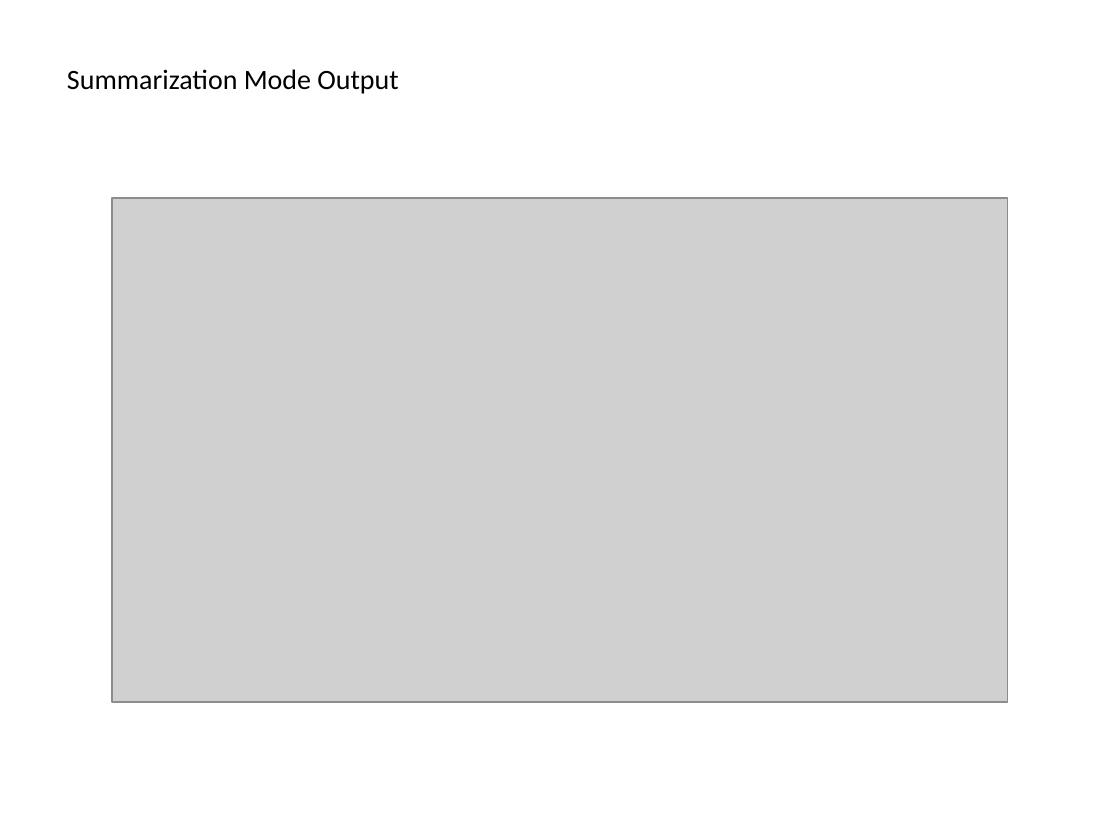
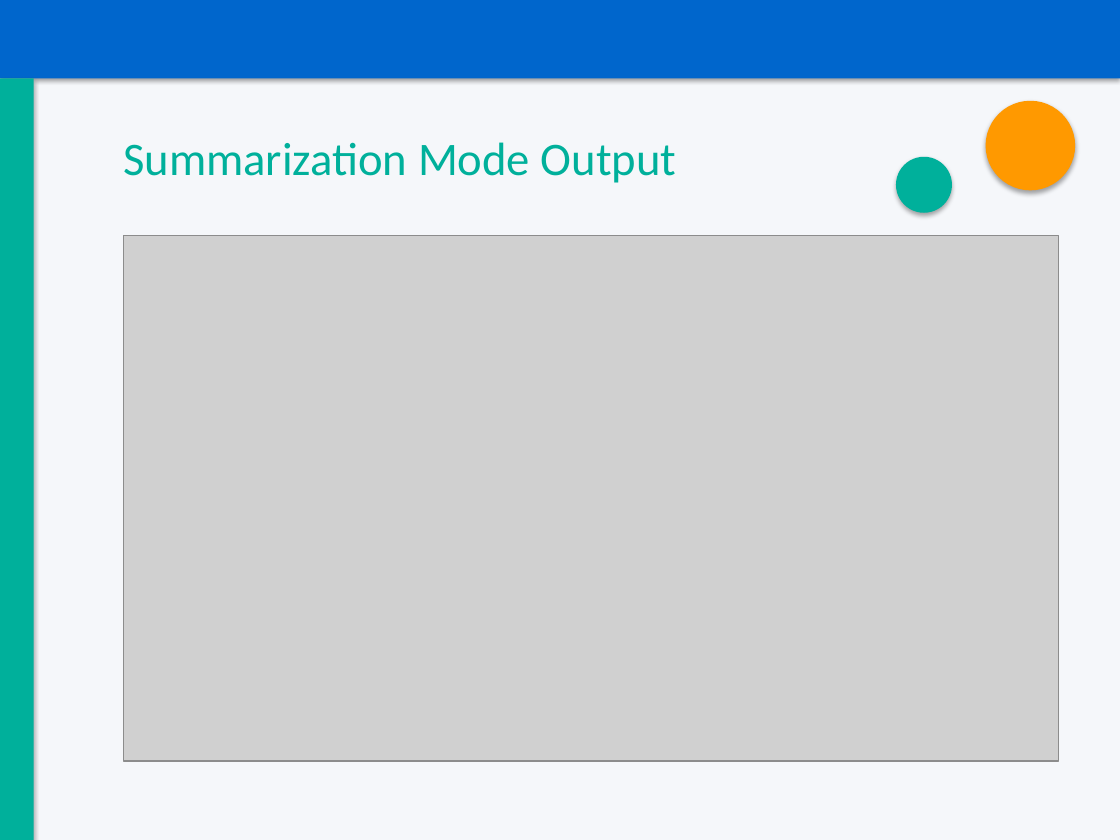
Before and after one commit to abhisam135/retail-insights-assistant, a slide deck: slide 13 of docs/Retail_Insights_Assistant_Presentation.pptx. Drawn at 1120x840 pixels with LibreOffice and Linux fonts; fonts in the diff are those of the drawing; grey boxes stand for pictures. Boxes give left, top, right and bottom in pixels: in the first picture for what was removed or moved away, otherwise in the second. Text is boxed around its words. In the diff, an @@ line names an element or a change of style, - is before the commit and + after.

```diff
--- a/docs/Retail_Insights_Assistant_Presentation.pptx
+++ b/docs/Retail_Insights_Assistant_Presentation.pptx
@@ rectangle added at [0,0,1120,840], fill #F5F7FA @@
@@ rectangle added at [0,0,1120,56], fill #00468C @@
@@ rectangle added at [0,0,1120,78], fill #0066CC @@
@@ rectangle added at [0,78,34,840], fill #00B09B @@
@@ ellipse added at [986,101,1075,190], fill #FF9900 @@
@@ text "Summarization Mode Output": place and size @@
-text "Summarization Mode Output" at [67,69,398,94]
+text "Summarization Mode Output" at [123,142,677,183]
@@ text "Summarization Mode Output" at [123,142,677,183]: size 18 to 30 pt, text colour #000000 to #00B09B @@
@@ ellipse added at [896,157,952,213], fill #00B09B @@
@@ picture: place and size @@
-picture at [112,198,1008,702]
+picture at [123,235,1058,762]
```
Also in this commit, not shown: 14 other slides changed, 1 slide added, 1 slide removed.
